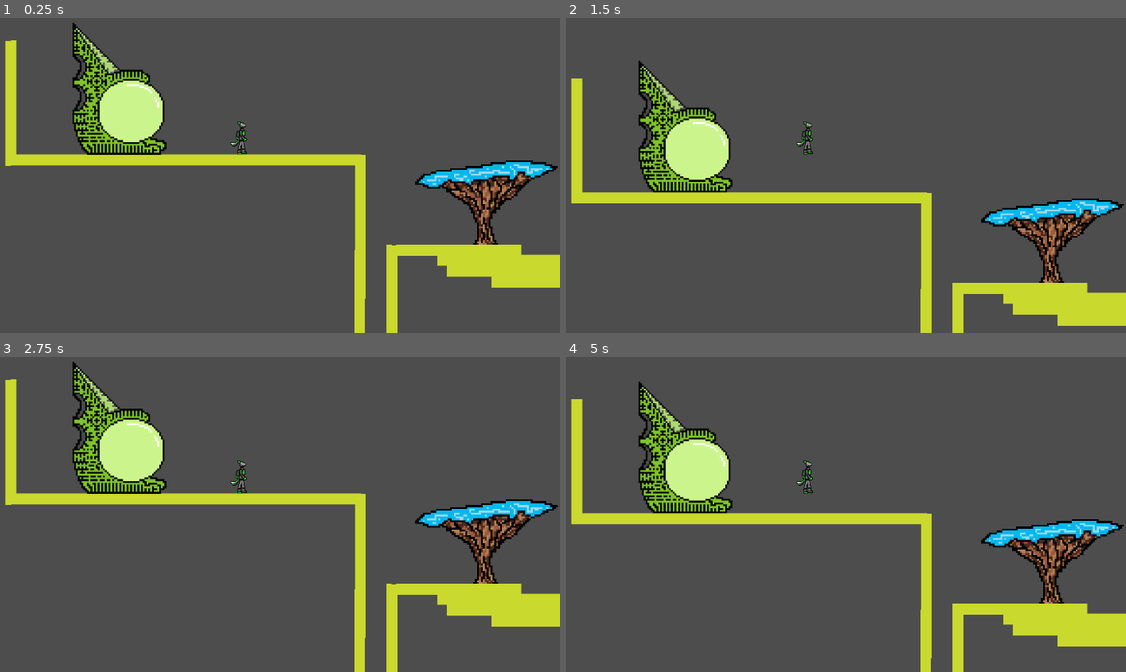
Above: before the commit, frames 1-4 (two rows, left to right).
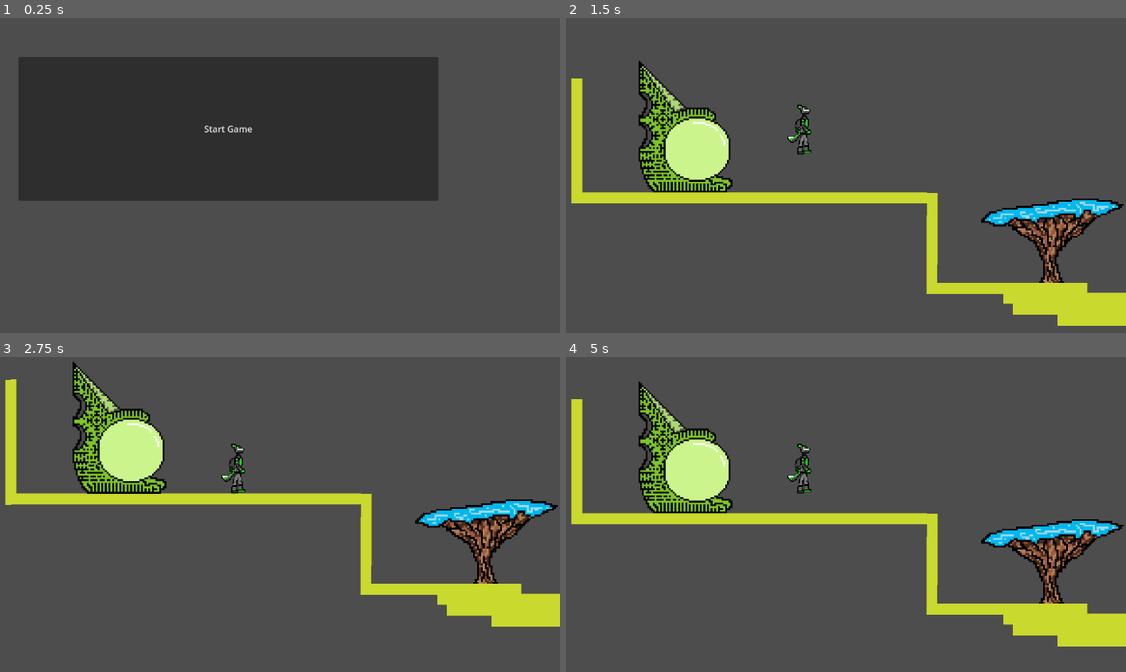
Above: after the commit, the same moments.

Repository: darbysheridan/Teegarden-C
Game: Godot game, scene res://main menu .tscn
Same seed, same stepped clock (60 frames per second), same inputs: the game is played once before the commit and once after it. Before the commit the project starts from res://world.tscn.
Inputs (mouse positions are in pixels of both pictures, inside the frame that each line leads up to):
- Up to frame 1 (0.25 s): no input
- Up to frame 2 (1.5 s): click (795, 128) at 0.5 s, where only the run after the commit has a clickable "Start Game"; tap Enter at 1.25 s
- Up to frame 3 (2.75 s): no input
- Up to frame 4 (5 s): tap Space at 2.75 s; tap Enter at 4.25 s

The runs differ from the first frame. In frame 1, 42% of the frame differs, in the area x 0-100%, y 1-100%; in frame 2, 1.6%; in frame 3, 2.0%; in frame 4, 1.8%.

Commit message:
uyuyu
stuff

Diff:
--- a/teegarden-c/Player.tscn
+++ b/teegarden-c/Player.tscn
@@ -35,14 +35,15 @@
 "
 
 [sub_resource type="RectangleShape2D" id="RectangleShape2D_tdg3f"]
-size = Vector2(20, 60)
+size = Vector2(29, 90)
 
 [node name="CharacterBody2D" type="CharacterBody2D"]
 script = SubResource("GDScript_kne1u")
 
 [node name="Sprite2D" type="Sprite2D" parent="."]
 texture_filter = 1
-position = Vector2(25, -26)
+position = Vector2(30, -39.000004)
+scale = Vector2(1.48, 1.4899999)
 texture = ExtResource("1_kne1u")
 
 [node name="Sprite2D" type="Sprite2D" parent="Sprite2D"]
@@ -53,7 +54,7 @@
 texture = ExtResource("3_cxr5p")
 
 [node name="CollisionShape2D" type="CollisionShape2D" parent="."]
-position = Vector2(-1, -30)
+position = Vector2(-8.5, -45)
 shape = SubResource("RectangleShape2D_tdg3f")
 
 [node name="Camera2D" type="Camera2D" parent="."]
--- /dev/null
+++ b/teegarden-c/main menu .tscn
@@ -0,0 +1,37 @@
+[gd_scene load_steps=3 format=3 uid="uid://c8jmrgki6h3om"]
+
+[ext_resource type="PackedScene" uid="uid://dxrvdi2iemn0r" path="res://world.tscn" id="1_wo21f"]
+
+[sub_resource type="GDScript" id="GDScript_rc3yo"]
+resource_name = "..."
+script/source = "extends Control
+
+@export var levelscene : PackedScene
+
+
+
+func _on_button_pressed() -> void:
+	get_tree().get_root().add_child(levelscene.instantiate())
+	$CanvasLayer/Button.hide()
+"
+
+[node name="Control" type="Control"]
+layout_mode = 3
+anchors_preset = 15
+anchor_right = 1.0
+anchor_bottom = 1.0
+grow_horizontal = 2
+grow_vertical = 2
+script = SubResource("GDScript_rc3yo")
+levelscene = ExtResource("1_wo21f")
+
+[node name="CanvasLayer" type="CanvasLayer" parent="."]
+
+[node name="Button" type="Button" parent="CanvasLayer"]
+offset_left = 172.0
+offset_top = 147.0
+offset_right = 932.0
+offset_bottom = 408.0
+text = "Start Game"
+
+[connection signal="pressed" from="CanvasLayer/Button" to="." method="_on_button_pressed"]
--- a/teegarden-c/project.godot
+++ b/teegarden-c/project.godot
@@ -11,7 +11,7 @@
 [application]
 
 config/name="teegarden-c"
-run/main_scene="uid://dxrvdi2iemn0r"
+run/main_scene="uid://c8jmrgki6h3om"
 config/features=PackedStringArray("4.5", "GL Compatibility")
 config/icon="res://icon.svg"
 
--- a/teegarden-c/world.tscn
+++ b/teegarden-c/world.tscn
@@ -29,6 +29,17 @@
 [node name="StaticBody2D18" parent="." instance=ExtResource("3_tlwt5")]
 position = Vector2(1311, 183)
 
+[node name="StaticBody2D51" parent="." instance=ExtResource("3_tlwt5")]
+position = Vector2(4058.9998, 491)
+scale = Vector2(1.4677448, 1.5600013)
+
+[node name="StaticBody2D12" parent="." instance=ExtResource("3_tlwt5")]
+position = Vector2(4937, 485)
+scale = Vector2(1.5632046, 1.6288292)
+
+[node name="StaticBody2D53" parent="." instance=ExtResource("3_tlwt5")]
+position = Vector2(5049, 545)
+
 [node name="CharacterBody2D" parent="." instance=ExtResource("1_f3sb7")]
 position = Vector2(-359, 90)
 
@@ -56,29 +67,10 @@
 [node name="StaticBody2D8" parent="." instance=ExtResource("1_fj7yv")]
 position = Vector2(344, 341)
 
-[node name="StaticBody2D10" parent="." instance=ExtResource("1_fj7yv")]
-position = Vector2(-87, 367.99997)
+[node name="StaticBody2D11" parent="." instance=ExtResource("1_fj7yv")]
+position = Vector2(-134, 176.99998)
 rotation = -1.5684475
-
-[node name="StaticBody2D11" parent="." instance=ExtResource("1_fj7yv")]
-position = Vector2(-145, 309.00003)
-rotation = -1.5684475
-scale = Vector2(1.9176979, 0.96037674)
-
-[node name="StaticBody2D12" parent="." instance=ExtResource("1_fj7yv")]
-position = Vector2(-146, 531)
-rotation = -1.5684475
-
-[node name="StaticBody2D13" parent="." instance=ExtResource("1_fj7yv")]
-position = Vector2(-87.000015, 530)
-rotation = -1.5684475
-
-[node name="StaticBody2D9" parent="." instance=ExtResource("1_fj7yv")]
-position = Vector2(-116, 655)
-scale = Vector2(0.34810075, 1)
-
-[node name="Area2D3" parent="." instance=ExtResource("4_aqk2v")]
-position = Vector2(-116, 640)
+scale = Vector2(0.75770044, 0.96037674)
 
 [node name="StaticBody2D14" parent="." instance=ExtResource("1_fj7yv")]
 position = Vector2(843, 341)
@@ -169,9 +161,6 @@
 rotation = 0.2370523
 scale = Vector2(0.6799951, 1.24)
 
-[node name="StaticBody2D38" parent="." instance=ExtResource("3_tlwt5")]
-position = Vector2(2365, 511)
-
 [node name="StaticBody2D40" parent="." instance=ExtResource("1_fj7yv")]
 position = Vector2(2918, 613)
 
@@ -210,4 +199,40 @@
 position = Vector2(3521, 633)
 
 [node name="StaticBody2D47" parent="." instance=ExtResource("1_fj7yv")]
-position = Vector2(3657, 652)
+position = Vector2(4149, 650)
+scale = Vector2(6.7868423, -1.0178996)
+
+[node name="StaticBody2D48" parent="." instance=ExtResource("3_tlwt5")]
+position = Vector2(4154.0005, 433)
+scale = Vector2(1.9538304, 2.272684)
+
+[node name="StaticBody2D49" parent="." instance=ExtResource("5_036b0")]
+position = Vector2(3770, 529)
+
+[node name="StaticBody2D50" parent="." instance=ExtResource("5_036b0")]
+position = Vector2(3849.0002, 450)
+scale = Vector2(1.409953, 1.6918659)
+
+[node name="Area2D9" parent="." instance=ExtResource("4_aqk2v")]
+position = Vector2(4585, 636)
+
+[node name="Area2D11" parent="." instance=ExtResource("4_aqk2v")]
+position = Vector2(4654, 629)
+scale = Vector2(1, 2.7531328)
+
+[node name="StaticBody2D38" parent="." instance=ExtResource("3_tlwt5")]
+position = Vector2(2365, 511)
+
+[node name="StaticBody2D9" parent="." instance=ExtResource("1_fj7yv")]
+position = Vector2(-30, 264)
+
+[node name="StaticBody2D10" parent="." instance=ExtResource("1_fj7yv")]
+position = Vector2(5899, 650)
+scale = Vector2(8.639999, 1.0184371)
+
+[node name="StaticBody2D13" parent="." instance=ExtResource("3_tlwt5")]
+position = Vector2(5092.0005, 523.00006)
+scale = Vector2(1.1306744, 1.3187665)
+
+[node name="StaticBody2D54" parent="." instance=ExtResource("3_tlwt5")]
+position = Vector2(4912, 553)
